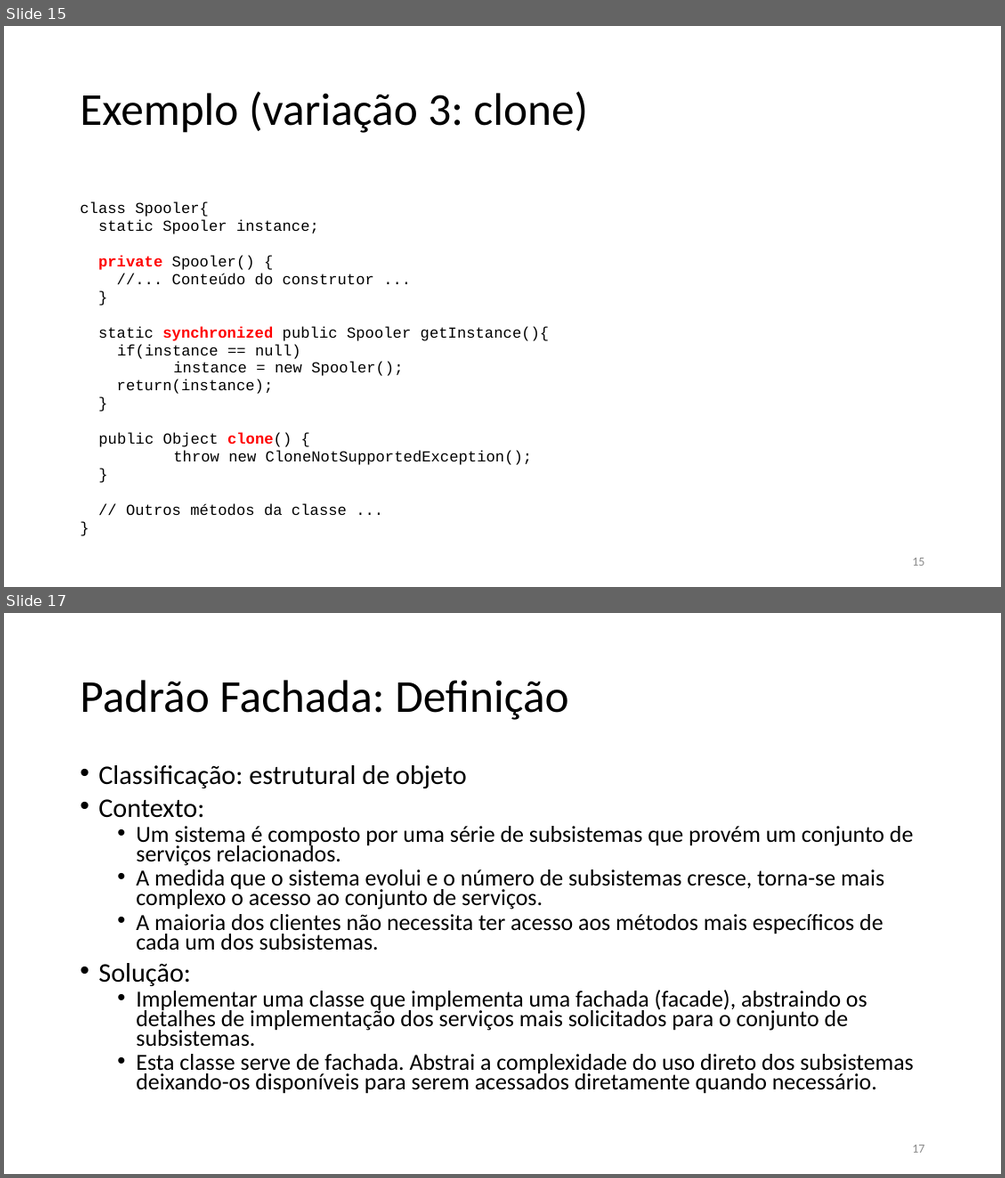
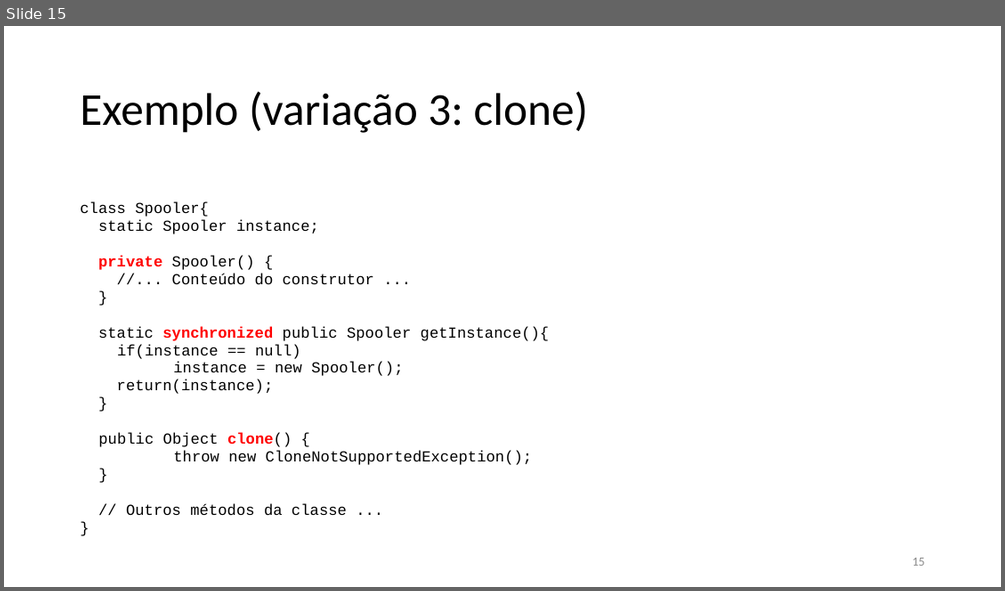
Before and after one commit to gabrielpaiz/Material-de-Aula, a slide deck: Topico1_ArquiteturaDeSoftware/TP_U01_P2_IntroducaoPadroesProjeto.pptx. Shown one above the other, each under a label of ours: slides 15 and 17 before the commit, slide 15 after it; the slides between them are not shown. The pictures are 1005x1178 and 1005x591 pixels, drawn with LibreOffice and Linux fonts; fonts in the diff are those of the drawing. Boxes give left, top, right and bottom in pixels: in the first picture for what was removed or moved away, otherwise in the second. Text is boxed around its words. In the diff, an @@ line names an element or a change of style, - is before the commit and + after.

```diff
--- a/Topico1_ArquiteturaDeSoftware/TP_U01_P2_IntroducaoPadroesProjeto.pptx
+++ b/Topico1_ArquiteturaDeSoftware/TP_U01_P2_IntroducaoPadroesProjeto.pptx
@@ slide 17 removed at [4,613,1001,1174], background #FFFFFF @@
@@ title removed at [80,680,568,720] @@
-Padrão Fachada: Definição
@@ text removed at [98,765,914,1094] @@
-• Classificação: estrutural de objeto
-• Contexto:
-  • Um sistema é composto por uma série de subsistemas que provém um conjunto de serviços relacionados.
-  • A medida que o sistema evolui e o número de subsistemas cresce, torna-se mais complexo o acesso ao conjunto de serviços.
-  • A maioria dos clientes não necessita ter acesso aos métodos mais específicos de cada um dos subsistemas.
-• Solução:
-  • Implementar uma classe que implementa uma fachada (facade), abstraindo os detalhes de implementação dos serviços mais solicitados para o conjunto de subsistemas.
-  • Esta classe serve de fachada. Abstrai a complexidade do uso direto dos subsistemas deixando-os disponíveis para serem acessados diretamente quando necessário.
@@ page number removed at [912,1144,924,1152] @@
-17
```
Also in this commit, not shown: 1 slide changed, 2 other slides removed, 1 other file.
